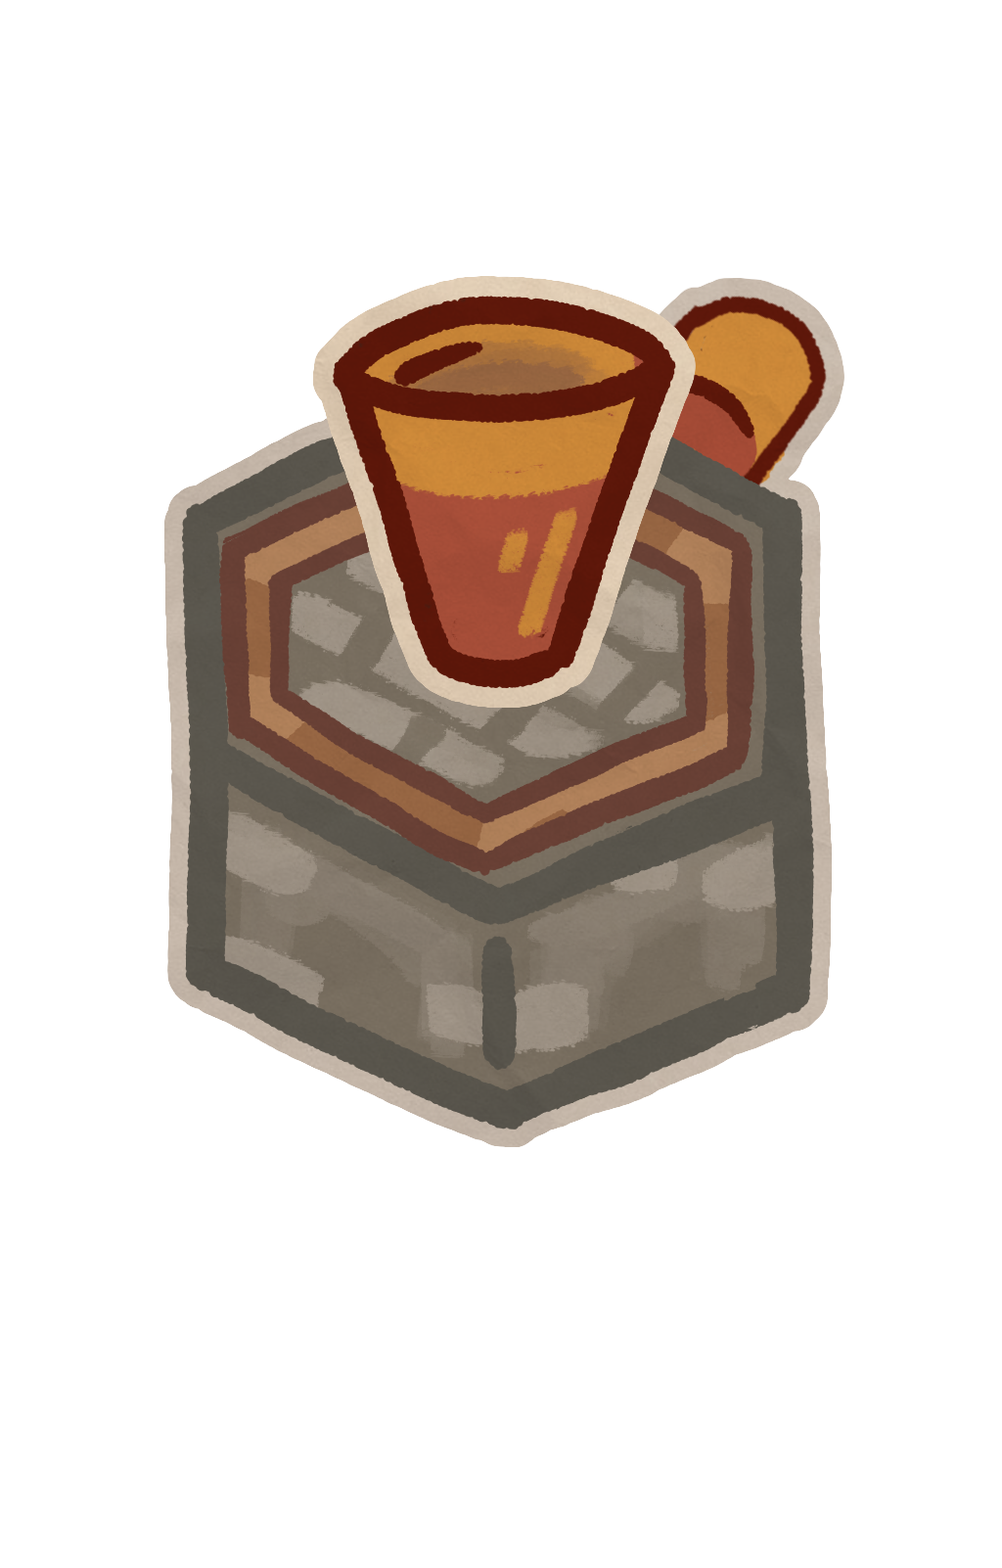
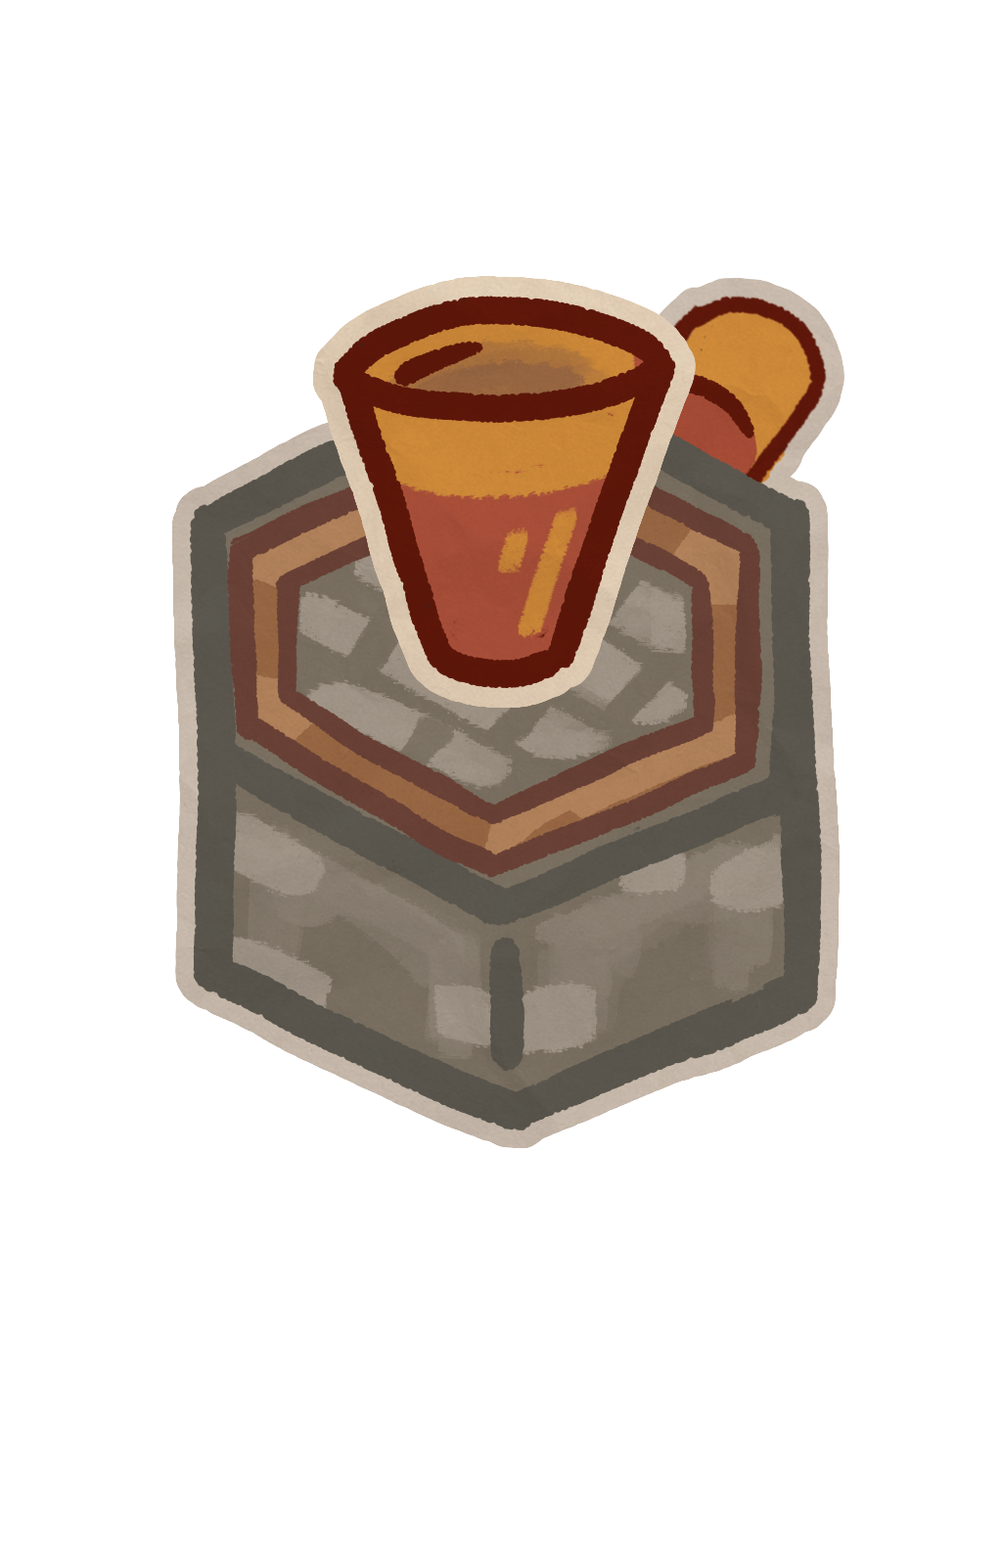
Revision of a layered 1002x1568 image; what changed, layer by layer:
pixels changed over box(163, 417, 840, 1149) (layer not identified)